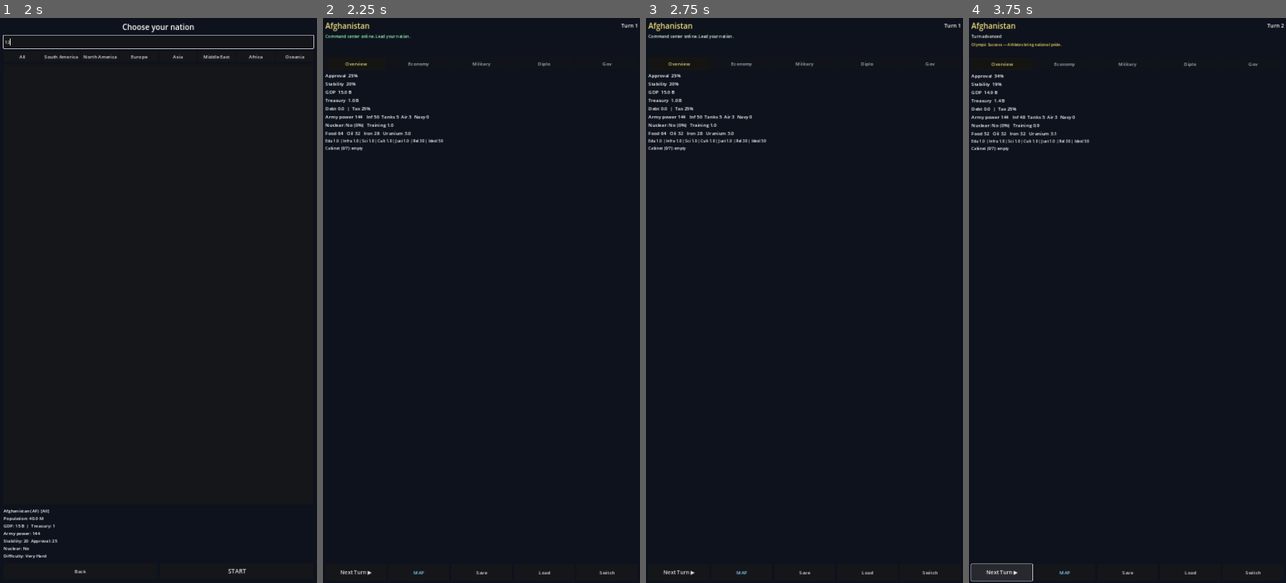
Above: before the commit, frames 1-4 (left to right).
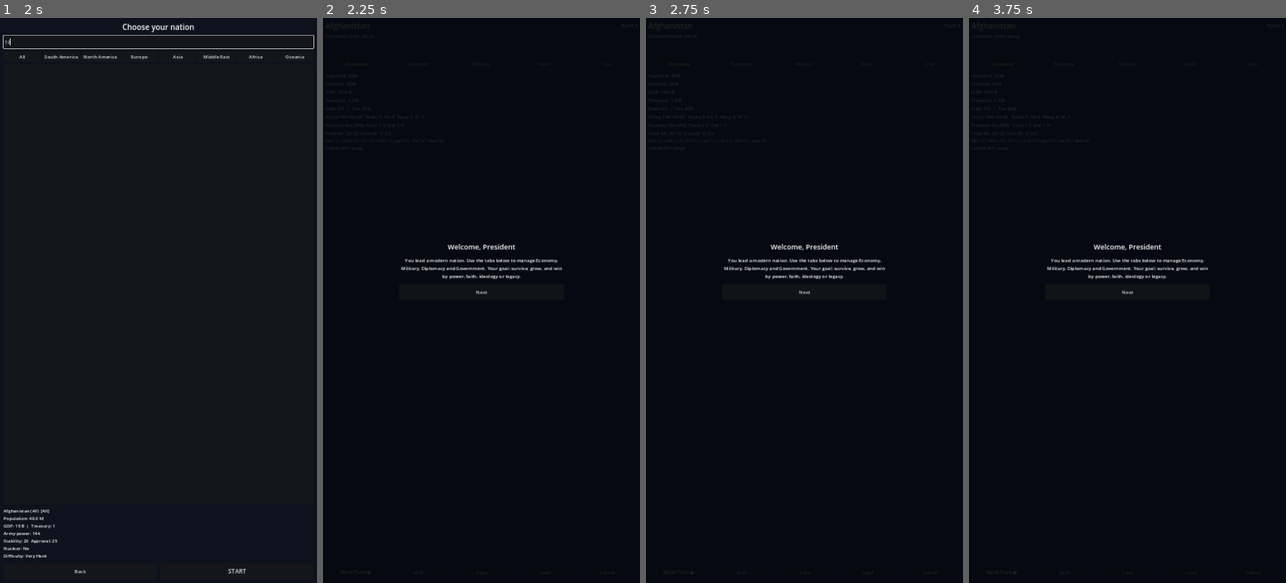
Above: after the commit, the same moments.

Repository: proyecto1095si1-boop/modern-president-simulator
Game: Godot game, scene res://scenes/ui/MainMenu.tscn
Two runs of this game, one before a commit and one after it. Both use one fixed random seed, a clock stepped at 60 frames per second and the inputs below.
Inputs (mouse positions are in pixels of both pictures, inside the frame that each line leads up to):
- Up to frame 1 (2 s): click "NEW GAME" at 0.5 s; click (158, 40) at 1.27 s; type "12" at 1.35 s
- Up to frame 2 (2.25 s): click "START" at 2 s
- Up to frame 3 (2.75 s): no input
- Up to frame 4 (3.75 s): click "Save" at 2.75 s; click "Next Turn ▶" at 3.5 s

Frame 1 is identical in both runs. In frame 2, 2.1% of the frame differs, in the area x 0-100%, y 0-99%; in frame 3, 2.1%; in frame 4, 2.8%, in the area x 0-100%, y 0-100%.

Commit message:
MainUI v0.9: tutorial, air/navy/defense, recon, sabotage, UN

Diff:
--- a/scripts/ui/MainUI.gd
+++ b/scripts/ui/MainUI.gd
@@ -3,7 +3,6 @@
 const MAP_SCENE := preload("res://scenes/map/WorldMap.tscn")
 
 @onready var game_manager: GameManager = $GameManager
-
 @onready var turn_label: Label = %TurnLabel
 @onready var country_name: Label = %CountryName
 @onready var approval_label: Label = %ApprovalLabel
@@ -20,19 +19,16 @@
 @onready var target_label: Label = %TargetLabel
 @onready var battle_label: Label = %BattleLabel
 @onready var feedback_label: Label = %FeedbackLabel
-
 @onready var tab_overview: Button = %TabOverview
 @onready var tab_economy: Button = %TabEconomy
 @onready var tab_military: Button = %TabMilitary
 @onready var tab_diplo: Button = %TabDiplo
 @onready var tab_gov: Button = %TabGov
-
 @onready var panel_overview: Control = %PanelOverview
 @onready var panel_economy: Control = %PanelEconomy
 @onready var panel_military: Control = %PanelMilitary
 @onready var panel_diplo: Control = %PanelDiplo
 @onready var panel_gov: Control = %PanelGov
-
 @onready var next_turn_btn: Button = %NextTurnButton
 @onready var tax_up_btn: Button = %TaxUpButton
 @onready var tax_down_btn: Button = %TaxDownButton
@@ -41,8 +37,11 @@
 @onready var invest_ene_btn: Button = %InvestEnergyButton
 @onready var recruit_inf_btn: Button = %RecruitInfButton
 @onready var recruit_tank_btn: Button = %RecruitTankButton
+@onready var recruit_air_btn: Button = %RecruitAirButton
+@onready var recruit_navy_btn: Button = %RecruitNavyButton
 @onready var train_btn: Button = %TrainButton
 @onready var nuclear_btn: Button = %NuclearButton
+@onready var defense_btn: Button = %DefenseButton
 @onready var loan_btn: Button = %LoanButton
 @onready var target_prev_btn: Button = %TargetPrevButton
 @onready var target_next_btn: Button = %TargetNextButton
@@ -51,6 +50,10 @@
 @onready var embassy_btn: Button = %EmbassyButton
 @onready var attack_btn: Button = %AttackButton
 @onready var peace_btn: Button = %PeaceButton
+@onready var recon_btn: Button = %ReconButton
+@onready var sabotage_btn: Button = %SabotageButton
+@onready var un_condemn_btn: Button = %UNCondemnButton
+@onready var un_sanctions_btn: Button = %UNSanctionsButton
 @onready var save_btn: Button = %SaveButton
 @onready var load_btn: Button = %LoadButton
 @onready var cycle_country_btn: Button = %CycleCountryButton
@@ -67,11 +70,17 @@
 @onready var buy_food_btn: Button = %BuyFoodButton
 @onready var sell_iron_btn: Button = %SellIronButton
 @onready var candidates_label: Label = %CandidatesLabel
+@onready var tutorial_overlay: ColorRect = %TutorialOverlay
+@onready var tut_title: Label = %TutTitle
+@onready var tut_body: Label = %TutBody
+@onready var tut_next: Button = %TutNext
 
 var _target_index: int = 0
 var _playable_index: int = 0
 var _map_instance: Control = null
 var _current_tab: String = "overview"
+var _tut_step: int = 0
+var _tut_steps: Array = []
 
 func _ready() -> void:
 	_connect_all()
@@ -80,7 +89,7 @@
 	game_manager.event_occurred.connect(_on_event)
 	game_manager.battle_report.connect(_on_battle)
 	game_manager.victory_achieved.connect(_on_victory)
-	game_manager.achievement_unlocked.connect(func(title): _flash("★ Achievement: %s" % title))
+	game_manager.achievement_unlocked.connect(func(title): _flash("★ %s" % title))
 	if ProjectSettings.get_setting("game/load_on_start", false):
 		ProjectSettings.set_setting("game/load_on_start", false)
 		game_manager.load_game()
@@ -91,7 +100,31 @@
 			_playable_index = i
 	_show_tab("overview")
 	_update_ui()
-	_flash("Command center online. Lead your nation.")
+	_flash("Command center online.")
+	_maybe_tutorial()
+
+func _maybe_tutorial() -> void:
+	if not Tutorial.should_show():
+		return
+	_tut_steps = Tutorial.steps()
+	_tut_step = 0
+	_show_tut_step()
+	tutorial_overlay.visible = true
+	tut_next.pressed.connect(_on_tut_next)
+
+func _show_tut_step() -> void:
+	if _tut_step >= _tut_steps.size():
+		tutorial_overlay.visible = false
+		Tutorial.mark_done()
+		return
+	var s = _tut_steps[_tut_step]
+	tut_title.text = s.title
+	tut_body.text = s.body
+	tut_next.text = "Got it" if _tut_step == _tut_steps.size() - 1 else "Next"
+
+func _on_tut_next() -> void:
+	_tut_step += 1
+	_show_tut_step()
 
 func _connect_all() -> void:
 	tab_overview.pressed.connect(func(): _show_tab("overview"))
@@ -107,8 +140,11 @@
 	invest_ene_btn.pressed.connect(func(): _invest("energy"))
 	recruit_inf_btn.pressed.connect(func(): _recruit("inf"))
 	recruit_tank_btn.pressed.connect(func(): _recruit("tank"))
+	recruit_air_btn.pressed.connect(func(): _recruit("air"))
+	recruit_navy_btn.pressed.connect(func(): _recruit("navy"))
 	train_btn.pressed.connect(_on_train)
 	nuclear_btn.pressed.connect(_on_nuclear)
+	defense_btn.pressed.connect(_on_defense)
 	loan_btn.pressed.connect(_on_loan)
 	target_prev_btn.pressed.connect(func(): _cycle_target(-1))
 	target_next_btn.pressed.connect(func(): _cycle_target(1))
@@ -117,6 +153,10 @@
 	embassy_btn.pressed.connect(_on_embassy)
 	attack_btn.pressed.connect(_on_attack)
 	peace_btn.pressed.connect(_on_peace)
+	recon_btn.pressed.connect(_on_recon)
+	sabotage_btn.pressed.connect(_on_sabotage)
+	un_condemn_btn.pressed.connect(func(): _un(UNSystem.ResType.CONDEMN))
+	un_sanctions_btn.pressed.connect(func(): _un(UNSystem.ResType.SANCTIONS))
 	save_btn.pressed.connect(_on_save)
 	load_btn.pressed.connect(_on_load)
 	cycle_country_btn.pressed.connect(_on_cycle_country)
@@ -140,13 +180,9 @@
 	panel_military.visible = name == "military"
 	panel_diplo.visible = name == "diplo"
 	panel_gov.visible = name == "gov"
-	_highlight_tabs()
-
-func _highlight_tabs() -> void:
 	var tabs = {"overview": tab_overview, "economy": tab_economy, "military": tab_military, "diplo": tab_diplo, "gov": tab_gov}
 	for k in tabs:
-		var b: Button = tabs[k]
-		b.modulate = Color(1.0, 0.92, 0.55) if k == _current_tab else Color(0.75, 0.8, 0.9)
+		tabs[k].modulate = Color(1.0, 0.92, 0.55) if k == _current_tab else Color(0.75, 0.8, 0.9)
 
 func _flash(msg: String, ok: bool = true) -> void:
 	feedback_label.text = msg
@@ -165,12 +201,11 @@
 	gdp_label.text = "GDP  %.1f B" % c.economy.gdp
 	treasury_label.text = "Treasury  %.1f B" % c.economy.treasury
 	debt_label.text = "Debt %.1f  |  Tax %.0f%%" % [c.economy.debt, c.economy.tax_rate * 100]
-	army_label.text = "Army power %.0f   Inf %d  Tanks %d  Air %d  Navy %d" % [
-		c.military.total_power, c.military.infantry, c.military.tanks, c.military.aircraft, c.military.navy]
-	nuclear_label.text = "Nuclear: %s (%.0f%%)   Training %.1f" % [
-		"ARMED" if c.military.has_nuclear_weapons else "No", c.military.nuclear_progress, c.military.training_level]
-	resources_label.text = "Food %.0f   Oil %.0f   Iron %.0f   Uranium %.1f" % [
-		c.economy.food, c.economy.oil, c.economy.iron, c.economy.uranium]
+	army_label.text = "Army %.0f  Inf %d  Tanks %d  Air %d  Navy %d  SF %d" % [
+		c.military.total_power, c.military.infantry, c.military.tanks, c.military.aircraft, c.military.navy, c.military.special_forces]
+	nuclear_label.text = "Nuclear: %s (%.0f%%)  Train %.1f  Def %.1f" % [
+		"ARMED" if c.military.has_nuclear_weapons else "No", c.military.nuclear_progress, c.military.training_level, c.military.defense_level]
+	resources_label.text = "Food %.0f  Oil %.0f  Iron %.0f  U %.1f" % [c.economy.food, c.economy.oil, c.economy.iron, c.economy.uranium]
 	dev_label.text = c.development.summary_line()
 	var cab_parts: Array[String] = []
 	for m in c.cabinet.list_hired():
@@ -179,7 +214,7 @@
 	var lines: Array[String] = []
 	for cand in game_manager.minister_candidates:
 		if cand is Minister and not c.cabinet.has_role(cand.role):
-			lines.append("%s — %s  skill %.1f  $%.1f/turn" % [cand.display_name, cand.role_name(), cand.skill, cand.salary])
+			lines.append("%s — %s  skill %.1f" % [cand.display_name, cand.role_name(), cand.skill])
 		if lines.size() >= 6:
 			break
 	candidates_label.text = "Available:\n" + ("\n".join(lines) if lines.size() else "All roles filled")
@@ -192,7 +227,7 @@
 		return
 	var status = game_manager.player_country.diplomacy.get_status_text(t.id)
 	var total = maxi(game_manager.get_other_countries().size(), 1)
-	target_label.text = "%s  |  %s  |  Power %.0f  [%d/%d]" % [t.name, status, t.military.total_power, _target_index + 1, total]
+	target_label.text = "%s | %s | Power %.0f [%d/%d]" % [t.name, status, t.military.total_power, _target_index + 1, total]
 
 func _on_next_turn() -> void:
 	game_manager.next_turn()
@@ -220,6 +255,8 @@
 	match type:
 		"inf": ok = c.military.recruit_infantry(10, c.economy)
 		"tank": ok = c.military.recruit_tanks(2, c.economy)
+		"air": ok = c.military.recruit_aircraft(1, c.economy)
+		"navy": ok = c.military.recruit_navy(1, c.economy)
 	_flash("Recruit %s: %s" % [type, "OK" if ok else "FAIL"], ok)
 	_update_ui()
 
@@ -231,6 +268,11 @@
 func _on_nuclear() -> void:
 	var ok = game_manager.player_country.military.invest_nuclear(15.0, game_manager.player_country.economy)
 	_flash("Nuclear: %s" % ("OK" if ok else "FAIL"), ok)
+	_update_ui()
+
+func _on_defense() -> void:
+	var ok = game_manager.player_country.military.improve_defense(10.0, game_manager.player_country.economy)
+	_flash("Defense: %s" % ("OK" if ok else "FAIL"), ok)
 	_update_ui()
 
 func _on_loan() -> void:
@@ -298,8 +340,26 @@
 	_flash("Peace: %s" % ("accepted" if ok else "not at war"), ok)
 	_update_ui()
 
+func _on_recon() -> void:
+	var msg = Intel.recon(game_manager.player_country, game_manager.get_target())
+	battle_label.text = msg
+	_flash("Recon complete", msg.find("Need") == -1)
+	_update_ui()
+
+func _on_sabotage() -> void:
+	var msg = Intel.sabotage(game_manager.player_country, game_manager.get_target())
+	battle_label.text = msg
+	_flash(msg.substr(0, mini(40, msg.length())), msg.find("SUCCESS") != -1)
+	_update_ui()
+
+func _un(kind: UNSystem.ResType) -> void:
+	var msg = UNSystem.propose(game_manager.player_country, game_manager.get_target(), kind, game_manager.countries)
+	battle_label.text = msg
+	_flash(msg.substr(0, mini(50, msg.length())), msg.find("PASSED") != -1)
+	_update_ui()
+
 func _on_save() -> void:
-	_flash("Saved" if game_manager.save_game() else "Save failed", true)
+	_flash("Saved" if game_manager.save_game() else "Save failed")
 
 func _on_load() -> void:
 	var ok = game_manager.load_game()
